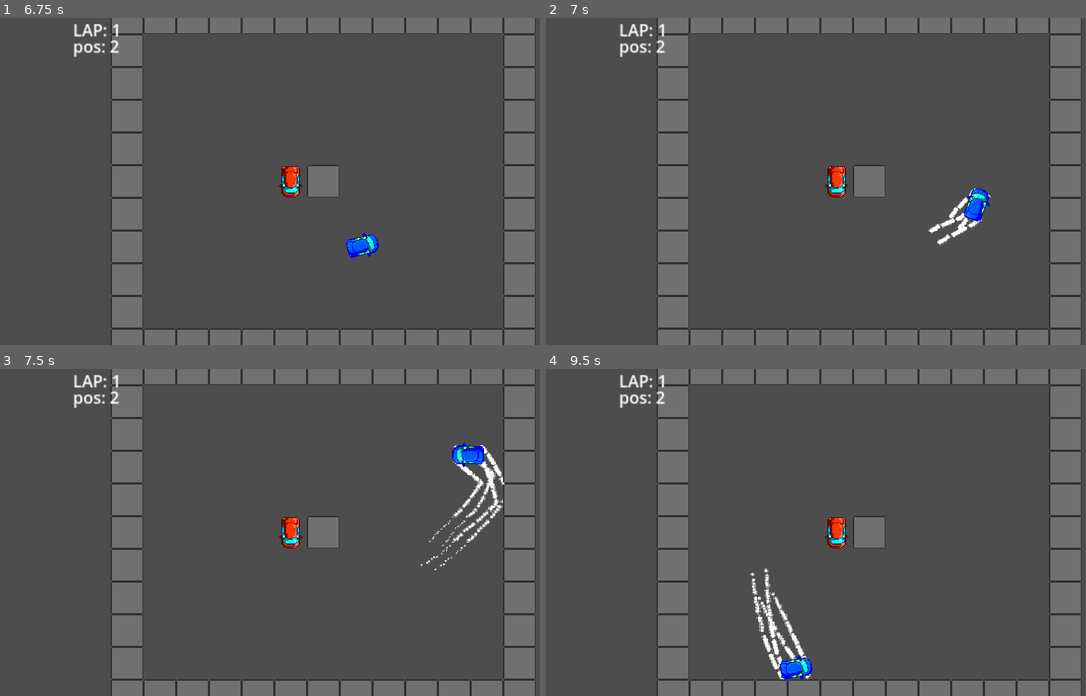
Above: before the commit, frames 1-4 (two rows, left to right).
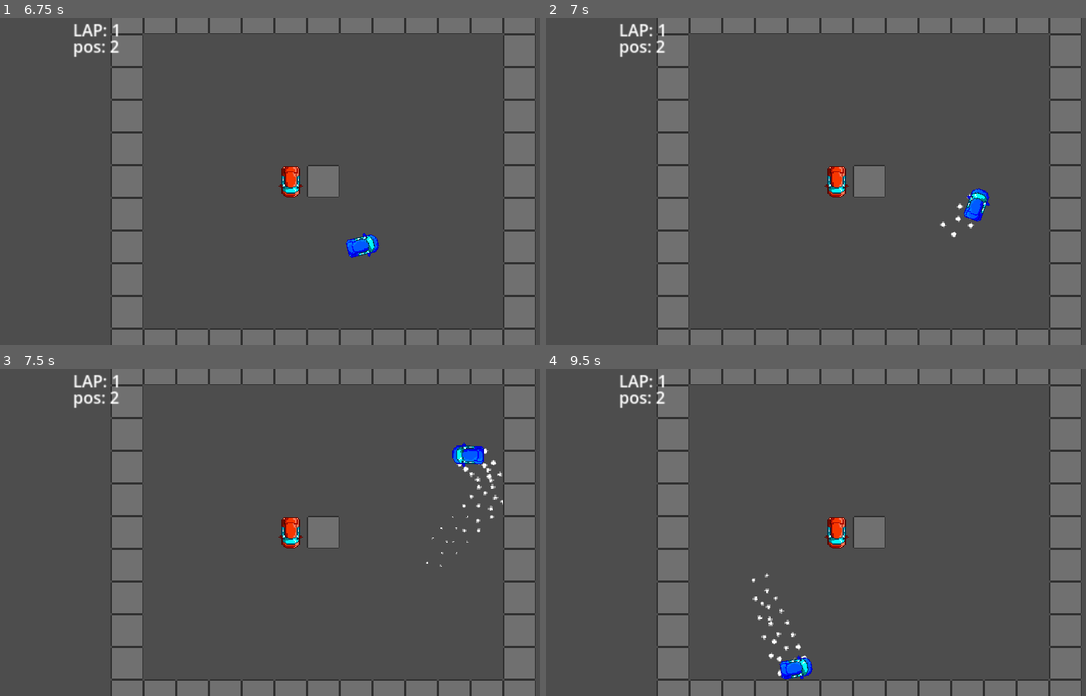
Above: after the commit, the same moments.

Repository: abam-iksde/piiws-sem2
Game: Godot game, scene res://scenes/scenes/temp_menu.tscn
Same seed, same stepped clock (60 frames per second), same inputs: the game is played once before the commit and once after it.
Inputs:
- Up to frame 1 (6.75 s): tap Enter at 0.5, 2, 4.25 s; hold 1 0.53-1.28 s; tap Space at 1.25, 3.5, 5 s; tap 2 every 1.5 s from 1.35 to 5.85 s; hold 1 2.03-2.78 s; hold 1 3.53-4.28 s; hold 1 5.03-5.78 s; hold 1 from 6.53 s (still down)
- Up to frame 2 (7 s): keep holding 1
- Up to frame 3 (7.5 s): release 1 at 7.28 s; tap 2 at 7.35 s
- Up to frame 4 (9.5 s): hold 1 8.03-8.78 s; tap 2 at 8.85 s

Frame 1 is identical in both runs. In frame 2, 0.3% of the frame differs, in the area x 70-83%, y 52-70%; in frame 3, 0.7%; in frame 4, 0.7%, in the area x 37-50%, y 60-95%.

Commit message:
Update vehicle.tscn
Increase `smoke_timer` interval

Diff:
--- a/scenes/prefabs/game/vehicle.tscn
+++ b/scenes/prefabs/game/vehicle.tscn
@@ -37,5 +37,5 @@
 
 [node name="smoke_timer" type="Timer" parent="."]
 process_callback = 0
-wait_time = 0.01
+wait_time = 0.05
 autostart = true
